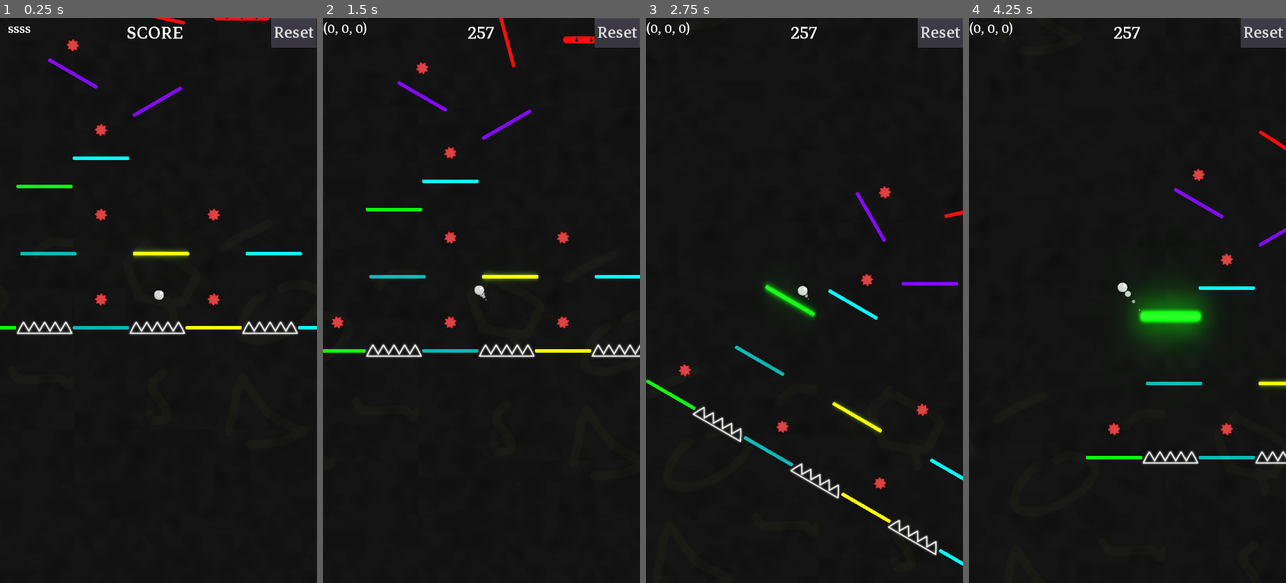
Above: before the commit, frames 1-4 (left to right).
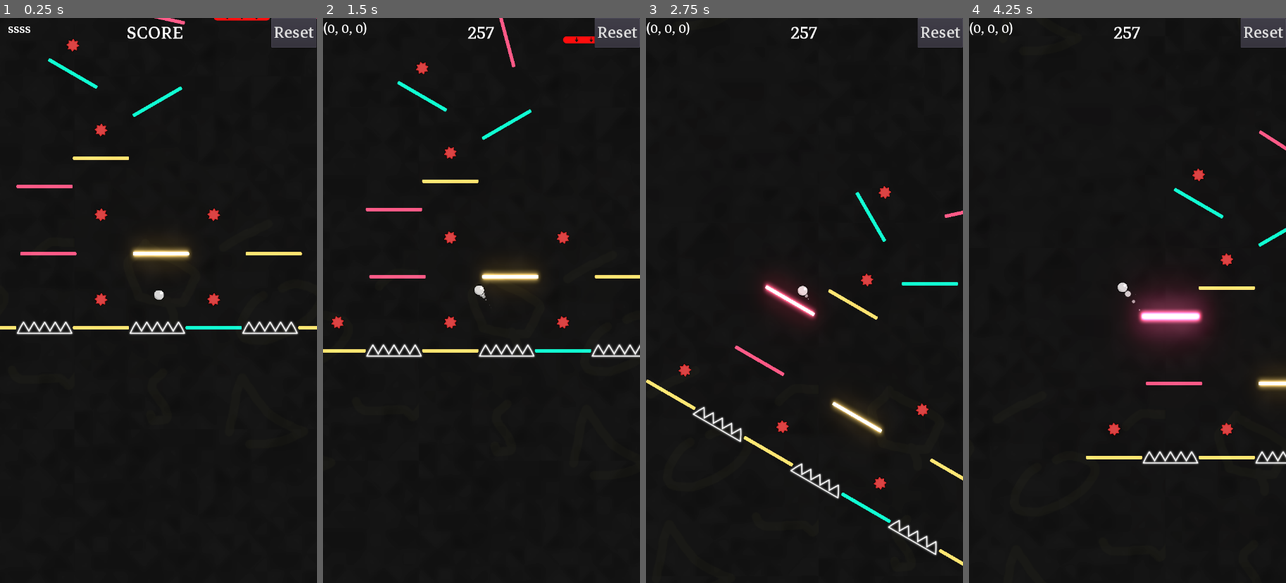
Above: after the commit, the same moments.

Repository: dolorismachina/Pivot
Game: Godot game, scene res://Scenes/Main/Main.tscn
Same seed, same stepped clock (60 frames per second), same inputs: the game is played once before the commit and once after it. The engine's default icon, where the game draws it, is replaced by a stand-in: a white triangle on a blue panel in a dark square.
Inputs (mouse positions are in pixels of both pictures, inside the frame that each line leads up to):
- Up to frame 1 (0.25 s): no input
- Up to frame 2 (1.5 s): move the mouse to (551, 272) at 0.52 s; hold Right (ui_right) 0.53-1.28 s; hold Space (space) 0.53-1.28 s; click (551, 272) at 0.67 s; move the mouse to (418, 328) at 1.27 s; hold Left (ui_left) from 1.28 s (still down); tap Space (space) at 1.35 s
- Up to frame 3 (2.75 s): move the mouse to (836, 176) at 2.02 s; release Left (ui_left) at 2.03 s; hold Right (ui_right) from 2.03 s (still down); hold Space (space) from 2.03 s (still down)
- Up to frame 4 (4.25 s): move the mouse to (1111, 413) at 2.77 s; release Space (space) at 2.78 s; tap Space (space) at 2.85 s; click (1111, 413) at 2.92 s; move the mouse to (1222, 385) at 3.52 s; release Right (ui_right) at 3.53 s; hold Left (ui_left) from 3.53 s (still down); hold Space (space) from 3.53 s (still down)

The runs differ from the first frame. In frame 1, 1.7% of the frame differs, in the area x 0-100%, y 0-56%; in frame 2, 1.6%; in frame 3, 2.3%; in frame 4, 3.3%, in the area x 36-100%, y 19-79%.
Error in both runs: Invalid get index 'Direction' (on base: 'null instance'). (res://Scenes/Main/Main.gd:33)

Commit message:
Change available colors

Diff:
--- a/Scenes/Blocks/Block/Block.tscn
+++ b/Scenes/Blocks/Block/Block.tscn
@@ -17,7 +17,7 @@
 input_pickable = true
 physics_material_override = SubResource( 1 )
 script = ExtResource( 1 )
-colors = PoolColorArray( 1, 0, 0, 1, 1, 0.454902, 0, 1, 0, 0.8, 0, 1, 0, 0.6, 0.6, 1, 0, 1, 0, 1, 0, 1, 1, 1, 1, 0.454902, 0, 1, 0, 0, 1, 1, 0.427451, 0, 1, 1, 1, 0.909804, 0, 1, 1, 0.74902, 0, 1 )
+colors = PoolColorArray( 0.94902, 0.282353, 0.439216, 1, 0.94902, 0.776471, 0.376471, 1, 0.027451, 0.94902, 0.701961, 1, 0.0941176, 0.733333, 0.94902, 1 )
 
 [node name="Sprite" type="Sprite" parent="."]
 editor/display_folded = true
--- a/Scenes/Blocks/FallingBlock/FallingBlock.tscn
+++ b/Scenes/Blocks/FallingBlock/FallingBlock.tscn
@@ -4,9 +4,9 @@
 [ext_resource path="res://Scenes/Blocks/FallingBlock/FallingBlock.gd" type="Script" id=2]
 [ext_resource path="res://Scenes/Blocks/FallingBlock/FallingBlock.png" type="Texture" id=3]
 
+
 [node name="FallingBlock" index="0" instance=ExtResource( 1 )]
 script = ExtResource( 2 )
-colors = PoolColorArray( 1, 0, 0, 1, 1, 0.454902, 0, 1, 1, 0.909804, 0, 1 )
 is_visible = true
 is_enabled = true
 
Not shown: 1 places in Scenes/Blocks/Block/Block.tscn that only renumber resources
